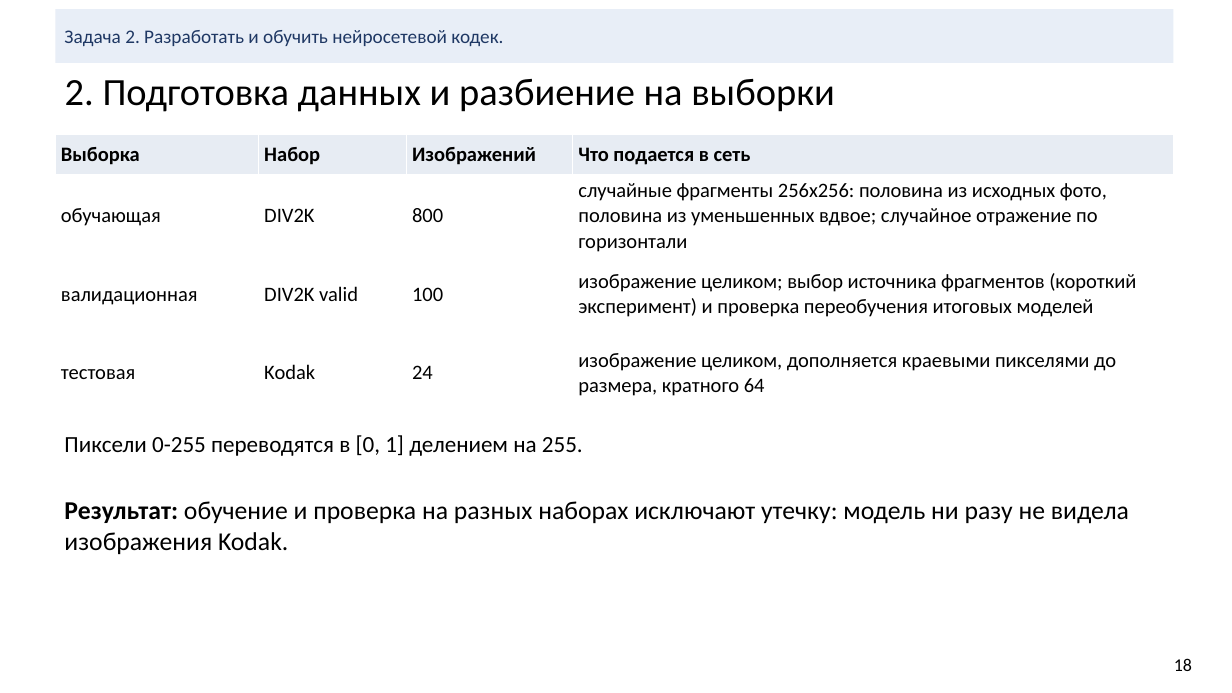
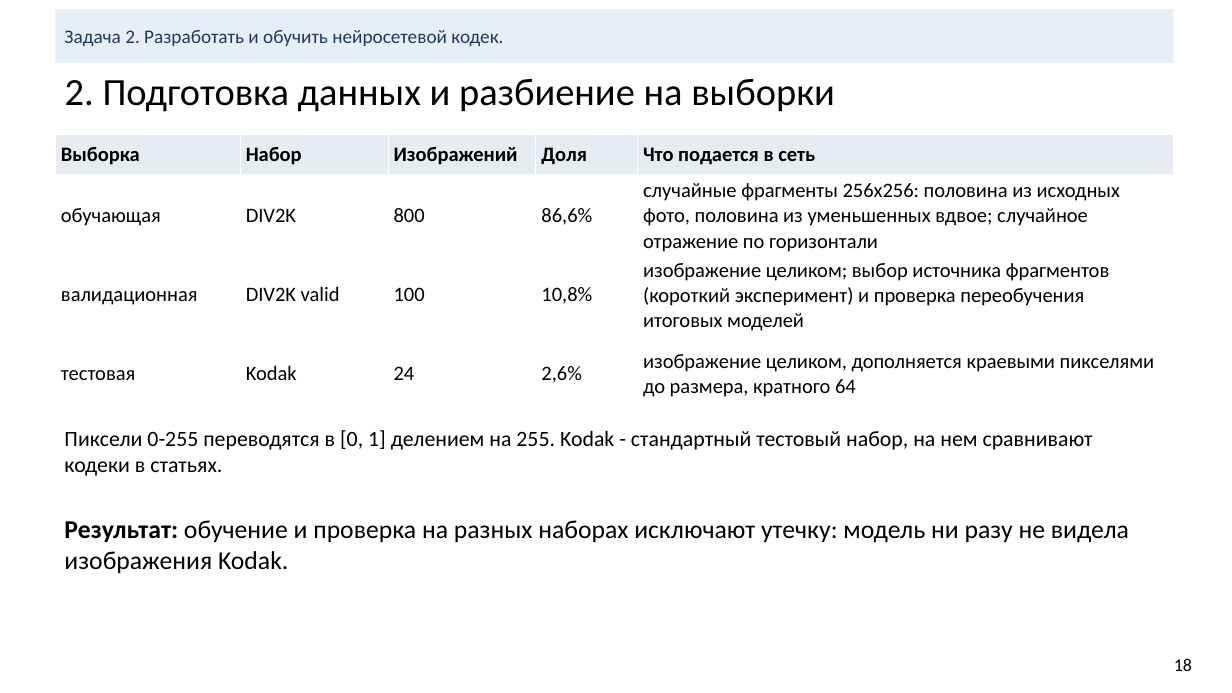
Before and after one commit to KDMCrypto/Deep-Image-Compression, a slide deck: slide 18 of documentation/cv-project-compression.pptx. Drawn at 1232x693 pixels with LibreOffice and Linux fonts; fonts in the diff are those of the drawing. Boxes give left, top, right and bottom in pixels: in the first picture for what was removed or moved away, otherwise in the second. Text is boxed around its words. In the diff, an @@ line names an element or a change of style, - is before the commit and + after.

Commit message:
Clarify slide and notebook explanations after the user questions
Split shares, decibel and PSNR wording, quantization and arithmetic coding,
metric layers, N and M, the z probability model, R and L, and the LPIPS
comparison with WebP.

```diff
--- a/documentation/cv-project-compression.pptx
+++ b/documentation/cv-project-compression.pptx
@@ table at bbox=[55, 134, 1174, 411] @@
+column 4: Доля | 86,6% | 10,8% | 2,6%
@@ text at bbox=[64, 430, 1093, 476]: text changed; size 18 to 17 pt @@
-Пиксели 0-255 переводятся в [0, 1] делением на 255.
+Пиксели 0-255 переводятся в [0, 1] делением на 255. Kodak - стандартный тестовый набор, на нем сравнивают кодеки в статьях.
@@ text "Результат: обучение и проверка на ...": place and size @@
-text "Результат: обучение и проверка на ..." at bbox=[64, 501, 1129, 554]
+text "Результат: обучение и проверка на ..." at bbox=[64, 520, 1129, 573]
```
Also in this commit, not shown: 9 other slides changed, 1 other file.
